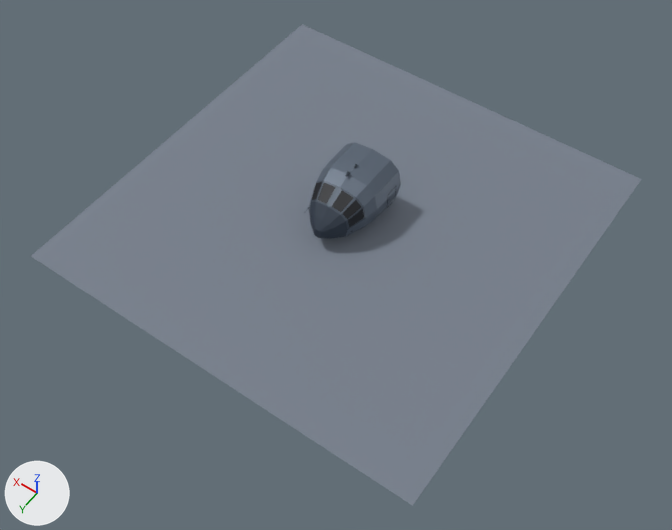
What one commit did to the Blender file blender_lib/transport_cockpit.blend.
Camera for both pictures: a 50 mm camera at (-11.12, 16.14, 21.66) aimed at (-0.73, 1.58, -1.21). Arrows for +X, +Y and +Z are at lower left; the lights stay in place. The older version comes first.

Names of what the first picture shows: 'Preview_Floor', 'Transport_Cockpit_Details', 'Transport_Cockpit_Hull'.
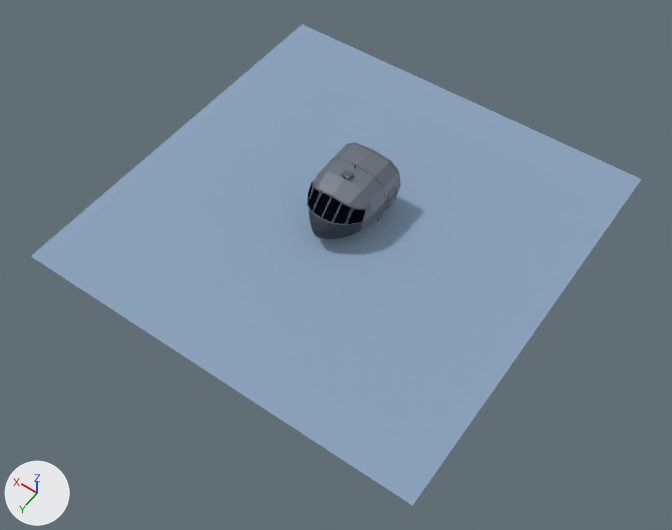
What changed in the scene script:
```text
Change mat_glass:
    add mat_glass.specular_ior_level = 0.0
Change mat_preview_floor:
    mat_preview_floor.base_color: (0.18, 0.21, 0.26) -> (0.25, 0.36, 0.5)  # grey #767e8b -> blue #89a2bc
Change me_transport_cockpit_hullmesh:
    used by ob_transport_cockpit_hull; location = (0.0, 0.0, 0.0)
    remove me_transport_cockpit_hullmesh.from_pydata(...)  # 338 vertices, 120 faces; spans x -1.1..1.1, y -1.4..1.55, z -0.86..1.0
    add me_transport_cockpit_hullmesh.from_pydata(...)  # 98 vertices, 108 faces; spans x -1.1..1.1, y -1.4..1.55, z -0.86..1.0
    me_transport_cockpit_hullmesh part 1: 47 loose pieces with 212 vertices, spanning x -1.1..1.1, y -1.4..1.55, z -0.86..1.0, are deleted
    me_transport_cockpit_hullmesh part 2
    113 vertices are removed from x -1.1..1.1, y -1.4..1.55, z -0.86..1.0
    49 faces are deleted
    73 vertices are added at x -1.08..1.08, y 0.12..1.55, z -0.84..0.98
    12 new vertices lie (0.0, 0.9, 0.0) away from vertices in x -1.1..1.1, y -1.4, z -0.86..1.0
    52 new faces join them, mat_body_detail (dark blue #353d48)
    56 new faces join them, mat_cockpit_body (grey #6e7580)
    remove me_transport_cockpit_hullmesh.materials.append(mat_frame)  # greyish blue #45505d
    remove me_transport_cockpit_hullmesh.materials.append(mat_glass)  # black #040812
Change me_cube:
    used by ob_transport_cockpit_details; location = (-1.11, -0.88, 0.27)
    remove me_cube.from_pydata(...)  # 724 vertices, 682 faces; spans x -0.02..2.23, y -0.24..2.0, z -0.63..0.86
    add me_cube.from_pydata(...)  # 1276 vertices, 1143 faces; spans x -1.12..1.12, y -1.34..1.48, z -0.86..1.11
    me_cube part 3: 204 vertices added at x -1.1..1.1, y -1.34..1.48, z -0.86..1.08
    other edits to the shape of me_cube do not show in these pictures
    add me_cube.materials.append(mat_glass)  # black #040812
Change ob_transport_cockpit_details:
    ob_transport_cockpit_details.location: (-1.11, -0.88, 0.27) -> (0.0, 0.0, 0.0)
```

Changed parts and their boxes [x1, y1, x2, y2] in the pictures (672 x 530 px):
'Preview_Floor', recoloured (grey to blue)
    both: [31, 24, 641, 506]
'Transport_Cockpit_Hull', surface changed, reshaped (dark blue to grey)
    both: [309, 142, 401, 239]
'Transport_Cockpit_Details', surface changed, reshaped, moved
    before: [304, 164, 396, 235]
    after: [307, 143, 400, 228]
part 1 of me_transport_cockpit_hullmesh, deleted
    before: [309, 158, 386, 239]
part 2 of me_transport_cockpit_hullmesh, built on
    before: [310, 142, 401, 238]
    after: [309, 142, 401, 239]
part 3 of me_cube, added
    after: [307, 143, 400, 228]
